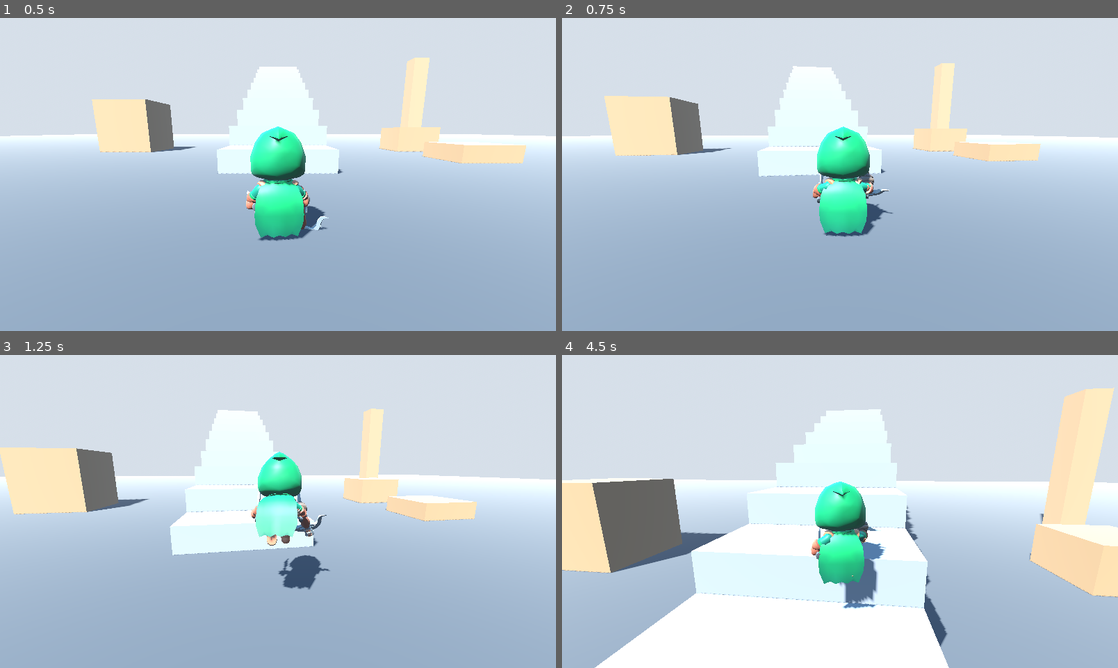
Above: before the commit, frames 1-4 (two rows, left to right).
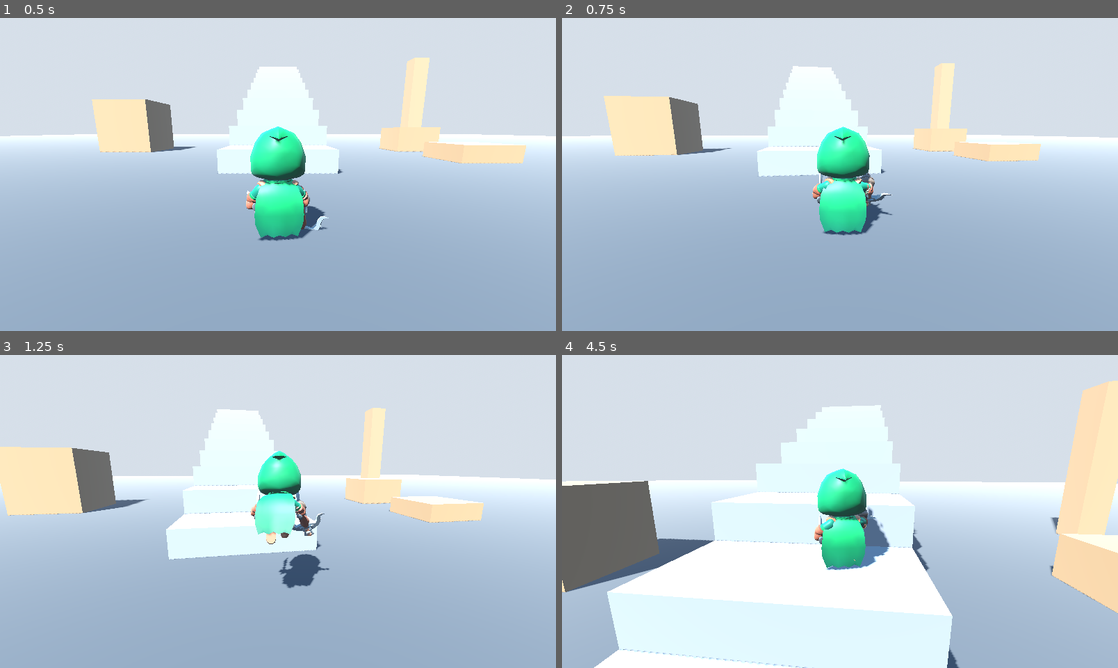
Above: after the commit, the same moments.

Repository: dumico/Prismatic_Sky
Game: Godot game, scene res://levels/greybox_test.tscn
Same seed, same stepped clock (60 frames per second), same inputs: the game is played once before the commit and once after it.
Inputs (mouse positions are in pixels of both pictures, inside the frame that each line leads up to):
- Up to frame 1 (0.5 s): no input
- Up to frame 2 (0.75 s): tap Enter at 0.5 s; move the mouse to (867, 174) at 0.52 s; hold W (move_up) from 0.53 s (still down); hold Shift (run) from 0.53 s (still down)
- Up to frame 3 (1.25 s): keep holding W (move_up); keep holding Shift (run); tap F (jump) at 0.77 s
- Up to frame 4 (4.5 s): keep holding W (move_up); move the mouse to (812, 511) at 1.27 s; release Shift (run) at 1.28 s; tap Z (change_primary) at 1.35 s; tap F (jump) at 1.52, 3.02, 3.77 s; tap Shift (run) at 1.55, 2.3, 3.05, 3.8, 4.35 s; move the mouse to (851, 505) at 2.02 s; hold X (change_secondary) 2.03-2.78 s; move the mouse to (834, 517) at 2.77 s; tap Space (dodge_dash) at 2.85 s; move the mouse to (878, 514) at 3.52 s; hold E (interact) 3.53-4.28 s; move the mouse to (795, 508) at 4.27 s

Frame 1 is identical in both runs. In frame 2, 0.6% of the frame differs, in the area x 7-87%, y 14-70%; in frame 3, 2.6%; in frame 4, 33%, in the area x 0-100%, y 8-100%.

Commit message:
[M0] 按试玩反馈调整地面移动基础值：walk 2.5->4.0、accel 12->16、decel 24->30、turn 10->16（run/滑翔参数未动）

Diff:
--- a/player/prismatic_player.gd
+++ b/player/prismatic_player.gd
@@ -37,17 +37,24 @@
 @export_range(0.05, 0.95, 0.05) var walk_blend_point: float = 0.5
 
 # ---------------------------------------------------------------- GDD §3.3 移动手感基础值
+## ★ 2026-10-02 M0 试玩反馈调参（GDD §3.3 全表【暂定】，推翻条件「粘变成拖」已触发）：
+##   只动地面移动四项：walk 2.5→4.0（普通移动提速；与奔跑的落差 2.4×→1.5×）、
+##   accel 12→16、decel 24→30、turn 10→16（起停与转向更跟手，仍保留加减速的「粘手」表现层）。
+##   run_speed 与全部滑翔参数**未动**，glide_speed = run_speed × 1.15 仍为 6.9，滑翔手感逐位不变。
+##   回退：把 walk / accel / decel / turn 四项基础值改回 2.5 / 12.0 / 24.0 / 10.0 = §3.3 v1 初值。
 @export_group("GDD §3.3 基础值 · 位移")
 ## 有分量不笨重。
 @export var gravity_base: float = 18.0
 ## 跳高 = v²/(2g) = 7.5²/36 ≈ 1.56m ≈ 1.6m。
 @export var jump_velocity_base: float = 7.5
-@export var walk_speed_base: float = 2.5
+## 不按 Shift 的普通移动速度（试玩反馈：原 2.5 太慢）。
+@export var walk_speed_base: float = 4.0
+## Shift 冲刺满速。本次**未调**：不提高冲刺上限，同时保证滑翔基准速度不变。
 @export var run_speed_base: float = 6.0
-## 0→满速约 0.5s（6.0 / 12.0），起步有「蹬地感」（粘手核心①）。
-@export var accel_ground_base: float = 12.0
-## 刹停约 0.25s（6.0 / 24.0），停比启快（粘手核心①）。
-@export var decel_ground_base: float = 24.0
+## 0→奔跑满速约 0.375s（6.0 / 16.0）、0→走速 0.25s；起步仍留「蹬地感」（粘手核心①）。
+@export var accel_ground_base: float = 16.0
+## 从奔跑满速刹停约 0.20s（6.0 / 30.0），停比启快（粘手核心①）。
+@export var decel_ground_base: float = 30.0
 ## 空中加速度打五五折，起跳有承诺感（粘手核心②）。
 @export var air_control_base: float = 0.55
 
@@ -58,8 +65,9 @@
 @export var jump_buffer_base: float = 0.12
 
 @export_group("GDD §3.3 基础值 · 表现层")
-## 朝向平滑转身速率（指数收敛，帧率无关）。
-@export var turn_smooth_base: float = 10.0
+## 朝向平滑转身速率（指数收敛，帧率无关）。试玩反馈「转向要更灵活」：10.0 → 16.0，
+## 时间常数 0.10s → 0.0625s；仍是指数平滑、不瞬转（GDD §3.3 粘手留在表现层）。
+@export var turn_smooth_base: float = 16.0
 ## 超过此落速 → 硬直 + 尘土粒子（粘手核心③）。
 @export var landing_stiff_threshold_base: float = 12.0
 ## 蹲伏硬直时长。
--- a/tools/verify_player.gd
+++ b/tools/verify_player.gd
@@ -137,7 +137,8 @@
 
 # ================================================================ M0-4：§3.3 移动手感
 func _test_movement_feel() -> void:
-	# 地面加速：0→满速应约 0.5s（run_speed 6.0 / accel_ground 12.0）
+	# 地面加速：0→run_speed 的时间 = run_speed / accel_ground，需在 0.5s 内跑满
+	# （2026-10-02 调参后 accel_ground 12.0→16.0，这里只断言「能满速」，不钉死具体时间）
 	await _reset()
 	_player.input_dir = Vector2(0, -1)
 	_player.run_held = true
@@ -146,7 +147,7 @@
 	_expect(absf(v30 - _player.run_speed()) < 0.25,
 		"按住奔跑 0.5s 达到 run_speed（%.2f / %.2f）" % [v30, _player.run_speed()])
 
-	# 地面减速：刹停应约 0.25s（6.0 / 24.0），且「停比启快」
+	# 地面减速：松手 0.25s 内应刹停（刹停时间 = run_speed / decel_ground），且「停比启快」
 	_player.input_dir = Vector2.ZERO
 	_player.run_held = false
 	await _steps(15)
